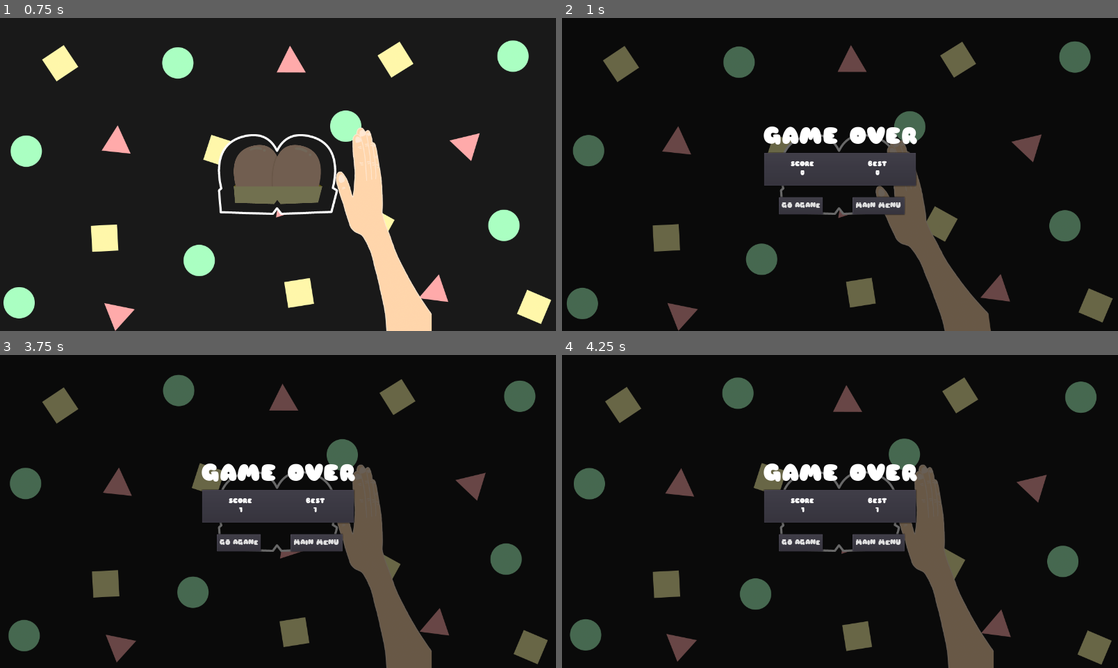
Above: before the commit, frames 1-4 (two rows, left to right).
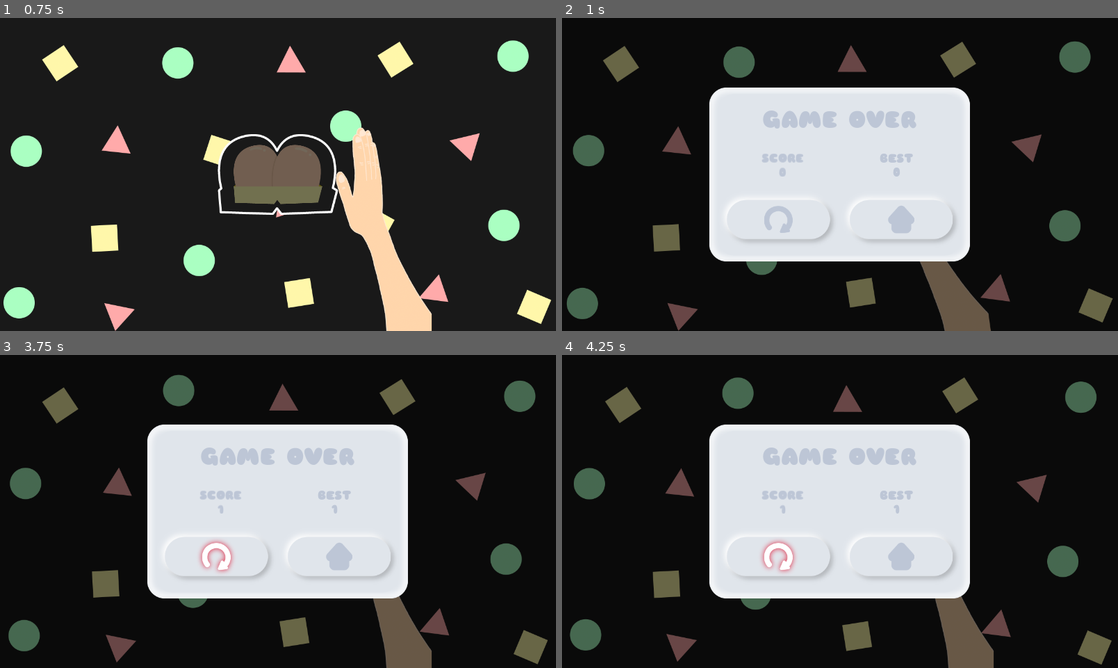
Above: after the commit, the same moments.

Repository: MikeTeok/test_butt_name
Game: Godot game, scene res://scenes/Game.tscn
Same seed, same stepped clock (60 frames per second), same inputs: the game is played once before the commit and once after it.
Inputs (mouse positions are in pixels of both pictures, inside the frame that each line leads up to; where the layout moved, square brackets give the same spot in the first picture):
- Up to frame 1 (0.75 s): move the mouse to (400, 158) at 0.52 s
- Up to frame 2 (1 s): tap Space (ui_select) at 0.77 s
- Up to frame 3 (3.75 s): click (216, 555) [239, 542] at 1.25 s; move the mouse to (166, 527) at 2.02 s; tap Space (ui_select) at 2.27 s; move the mouse to (333, 442) at 2.77 s; move the mouse to (250, 574) at 3.52 s
- Up to frame 4 (4.25 s): tap Space (ui_select) at 3.77 s

Frame 1 is identical in both runs. In frame 2, 26% of the frame differs, in the area x 26-74%, y 22-78%; in frame 3, 26%; in frame 4, 26%.

Commit message:
Add some new UI to gameOverUI
Add some new UI to gameOverUI

Diff:
--- a/scenes/ComboUI.tscn
+++ b/scenes/ComboUI.tscn
@@ -1,6 +1,6 @@
 [gd_scene load_steps=5 format=2]
 
-[ext_resource path="res://scenes/ComboUI.gd" type="Script" id=1]
+[ext_resource path="res://scripts/ComboUI.gd" type="Script" id=1]
 [ext_resource path="res://resources/fonts/Sniglet Regular.ttf" type="DynamicFontData" id=2]
 
 [sub_resource type="DynamicFont" id=1]
--- a/scenes/GameOverUI.tscn
+++ b/scenes/GameOverUI.tscn
@@ -1,25 +1,69 @@
-[gd_scene load_steps=7 format=2]
+[gd_scene load_steps=18 format=2]
 
 [ext_resource path="res://resources/fonts/Sniglet Regular.ttf" type="DynamicFontData" id=1]
 [ext_resource path="res://scripts/GameOverUI.gd" type="Script" id=2]
+[ext_resource path="res://scenes/button.tscn" type="PackedScene" id=3]
+[ext_resource path="res://sprites/buttons/normal_restart.png" type="Texture" id=4]
+[ext_resource path="res://sprites/buttons/hover_restart.png" type="Texture" id=5]
+[ext_resource path="res://sprites/buttons/clicked_restart.png" type="Texture" id=6]
+[ext_resource path="res://sprites/buttons/hover_home.png" type="Texture" id=7]
+[ext_resource path="res://sprites/buttons/clicked_home.png" type="Texture" id=8]
+[ext_resource path="res://sprites/board.png" type="Texture" id=9]
+[ext_resource path="res://sprites/buttons/normal_home.png" type="Texture" id=10]
 
-[sub_resource type="DynamicFont" id=4]
+[sub_resource type="DynamicFont" id=1]
 size = 55
 font_data = ExtResource( 1 )
 
+[sub_resource type="DynamicFontData" id=6]
+font_path = "res://resources/fonts/Sniglet Regular.ttf"
+
 [sub_resource type="DynamicFont" id=2]
-font_data = ExtResource( 1 )
+size = 30
+use_filter = true
+font_data = SubResource( 6 )
+
+[sub_resource type="DynamicFontData" id=7]
+font_path = "res://resources/fonts/Sniglet Regular.ttf"
 
 [sub_resource type="DynamicFont" id=3]
-font_data = ExtResource( 1 )
+size = 30
+font_data = SubResource( 7 )
 
-[sub_resource type="DynamicFont" id=1]
-font_data = ExtResource( 1 )
+[sub_resource type="SpriteFrames" id=4]
+animations = [ {
+"frames": [ ExtResource( 4 ), ExtResource( 5 ), ExtResource( 6 ) ],
+"loop": true,
+"name": "default",
+"speed": 5.0
+} ]
+
+[sub_resource type="SpriteFrames" id=5]
+animations = [ {
+"frames": [ ExtResource( 10 ), ExtResource( 7 ), ExtResource( 8 ) ],
+"loop": true,
+"name": "default",
+"speed": 5.0
+} ]
 
 [node name="GameOverUI" type="Control"]
 margin_right = 1280.0
 margin_bottom = 720.0
 script = ExtResource( 2 )
+__meta__ = {
+"_edit_use_anchors_": false
+}
+
+[node name="TextureRect" type="TextureRect" parent="."]
+anchor_left = 0.5
+anchor_top = 0.5
+anchor_right = 0.5
+anchor_bottom = 0.5
+margin_left = -301.0
+margin_top = -200.0
+margin_right = 301.0
+margin_bottom = 200.0
+texture = ExtResource( 9 )
 __meta__ = {
 "_edit_use_anchors_": false
 }
@@ -32,39 +76,34 @@
 }
 
 [node name="VBoxContainer" type="VBoxContainer" parent="CenterContainer"]
-margin_left = 461.0
-margin_top = 248.0
-margin_right = 818.0
-margin_bottom = 472.0
+margin_left = 379.0
+margin_top = 201.0
+margin_right = 900.0
+margin_bottom = 519.0
+custom_constants/separation = 44
 
 [node name="GameOverLabel" type="Label" parent="CenterContainer/VBoxContainer"]
-margin_right = 357.0
+margin_right = 521.0
 margin_bottom = 56.0
-custom_fonts/font = SubResource( 4 )
+custom_fonts/font = SubResource( 1 )
+custom_colors/font_color = Color( 0.745098, 0.780392, 0.843137, 1 )
 text = "GAME OVER"
 align = 1
 
-[node name="PanelContainer" type="PanelContainer" parent="CenterContainer/VBoxContainer"]
-margin_top = 60.0
-margin_right = 357.0
-margin_bottom = 140.0
-rect_min_size = Vector2( 0, 80 )
-
-[node name="HBoxContainer" type="HBoxContainer" parent="CenterContainer/VBoxContainer/PanelContainer"]
-margin_left = 7.0
-margin_top = 7.0
-margin_right = 350.0
-margin_bottom = 73.0
+[node name="HBoxContainer2" type="HBoxContainer" parent="CenterContainer/VBoxContainer"]
+margin_top = 100.0
+margin_right = 521.0
+margin_bottom = 183.0
 __meta__ = {
 "_edit_use_anchors_": false
 }
 
-[node name="ScoreLabel" type="Label" parent="CenterContainer/VBoxContainer/PanelContainer/HBoxContainer"]
-margin_top = 15.0
-margin_right = 169.0
-margin_bottom = 50.0
+[node name="ScoreLabel" type="Label" parent="CenterContainer/VBoxContainer/HBoxContainer2"]
+margin_right = 258.0
+margin_bottom = 83.0
 size_flags_horizontal = 3
 custom_fonts/font = SubResource( 2 )
+custom_colors/font_color = Color( 0.745098, 0.780392, 0.843137, 1 )
 text = "SCORE
 N"
 align = 1
@@ -72,58 +111,48 @@
 "_edit_use_anchors_": false
 }
 
-[node name="HiScoreLabel" type="Label" parent="CenterContainer/VBoxContainer/PanelContainer/HBoxContainer"]
-margin_left = 173.0
-margin_top = 15.0
-margin_right = 343.0
-margin_bottom = 50.0
+[node name="HiScoreLabel" type="Label" parent="CenterContainer/VBoxContainer/HBoxContainer2"]
+margin_left = 262.0
+margin_right = 521.0
+margin_bottom = 83.0
 size_flags_horizontal = 3
 custom_fonts/font = SubResource( 3 )
+custom_colors/font_color = Color( 0.745098, 0.780392, 0.843137, 1 )
 text = "BEST
 N"
 align = 1
 
 [node name="HBoxContainer" type="HBoxContainer" parent="CenterContainer/VBoxContainer"]
-margin_top = 144.0
-margin_right = 357.0
-margin_bottom = 224.0
+margin_top = 227.0
+margin_right = 521.0
+margin_bottom = 318.0
+custom_constants/separation = 45
+__meta__ = {
+"_edit_use_anchors_": false
+}
+
+[node name="CenterContainer2" type="CenterContainer" parent="CenterContainer/VBoxContainer/HBoxContainer"]
+margin_right = 238.0
+margin_bottom = 91.0
+rect_min_size = Vector2( 0, 80 )
+size_flags_horizontal = 3
+__meta__ = {
+"_edit_use_anchors_": false
+}
+
+[node name="RestartButton" parent="CenterContainer/VBoxContainer/HBoxContainer/CenterContainer2" instance=ExtResource( 3 )]
+icon_picture = SubResource( 4 )
 
 [node name="CenterContainer" type="CenterContainer" parent="CenterContainer/VBoxContainer/HBoxContainer"]
-margin_right = 176.0
-margin_bottom = 80.0
-rect_min_size = Vector2( 0, 80 )
+margin_left = 283.0
+margin_right = 521.0
+margin_bottom = 91.0
 size_flags_horizontal = 3
 
-[node name="RestartButton" type="Button" parent="CenterContainer/VBoxContainer/HBoxContainer/CenterContainer"]
-margin_left = 36.0
-margin_top = 20.0
-margin_right = 139.0
-margin_bottom = 60.0
-rect_min_size = Vector2( 0, 40 )
-size_flags_horizontal = 4
-size_flags_vertical = 0
-custom_fonts/font = SubResource( 1 )
-text = "GO AGANE"
+[node name="HomeButton" parent="CenterContainer/VBoxContainer/HBoxContainer/CenterContainer" instance=ExtResource( 3 )]
+icon_picture = SubResource( 5 )
 
-[node name="CenterContainer2" type="CenterContainer" parent="CenterContainer/VBoxContainer/HBoxContainer"]
-margin_left = 180.0
-margin_right = 357.0
-margin_bottom = 80.0
-rect_min_size = Vector2( 0, 80 )
-size_flags_horizontal = 3
-
-[node name="MainMenuButton" type="Button" parent="CenterContainer/VBoxContainer/HBoxContainer/CenterContainer2"]
-margin_left = 28.0
-margin_top = 20.0
-margin_right = 148.0
-margin_bottom = 60.0
-rect_min_size = Vector2( 120, 40 )
-size_flags_horizontal = 4
-size_flags_vertical = 0
-custom_fonts/font = SubResource( 1 )
-text = "MAIN MENU"
-
-[node name="ColorRect" type="ColorRect" parent="."]
+[node name="Dim" type="ColorRect" parent="."]
 modulate = Color( 0, 0, 0, 0.588235 )
 show_behind_parent = true
 anchor_right = 1.0
@@ -133,4 +162,17 @@
 "_edit_use_anchors_": false
 }
 
-[connection signal="pressed" from="CenterContainer/VBoxContainer/HBoxContainer/CenterContainer/RestartButton" to="." method="_on_RestartButton_pressed"]
+[node name="Board" type="ColorRect" parent="."]
+visible = false
+show_behind_parent = true
+margin_left = 240.0
+margin_top = 160.0
+margin_right = 1040.0
+margin_bottom = 560.0
+mouse_filter = 2
+color = Color( 0.882353, 0.901961, 0.92549, 1 )
+__meta__ = {
+"_edit_use_anchors_": false
+}
+
+[connection signal="pressed" from="CenterContainer/VBoxContainer/HBoxContainer/CenterContainer2/RestartButton" to="." method="_on_RestartButton_pressed"]
--- a/scenes/HandSlapEffect.tscn
+++ b/scenes/HandSlapEffect.tscn
@@ -9,7 +9,7 @@
 [ext_resource path="res://sprites/HandSlapEffect/Comp 1_00012.png" type="Texture" id=10]
 [ext_resource path="res://sprites/HandSlapEffect/Comp 1_00007.png" type="Texture" id=12]
 [ext_resource path="res://sprites/HandSlapEffect/Comp 1_00000.png" type="Texture" id=13]
-[ext_resource path="res://scenes/HandSlapEffect.gd" type="Script" id=14]
+[ext_resource path="res://scripts/HandSlapEffect.gd" type="Script" id=14]
 
 [sub_resource type="SpriteFrames" id=1]
 animations = [ {
--- /dev/null
+++ b/scenes/button.tscn
@@ -0,0 +1,44 @@
+[gd_scene load_steps=9 format=2]
+
+[ext_resource path="res://sprites/buttons/clicked_button.png" type="Texture" id=1]
+[ext_resource path="res://sprites/buttons/button_shadow.png" type="Texture" id=2]
+[ext_resource path="res://sprites/buttons/hover_home.png" type="Texture" id=3]
+[ext_resource path="res://sprites/buttons/normal_button.png" type="Texture" id=4]
+[ext_resource path="res://sprites/buttons/clicked_home.png" type="Texture" id=5]
+[ext_resource path="res://sprites/buttons/normal_home.png" type="Texture" id=6]
+[ext_resource path="res://scripts/button.gd" type="Script" id=7]
+
+[sub_resource type="SpriteFrames" id=1]
+animations = [ {
+"frames": [ ExtResource( 6 ), ExtResource( 3 ), ExtResource( 5 ) ],
+"loop": true,
+"name": "default",
+"speed": 5.0
+} ]
+
+[node name="button" type="TextureButton"]
+margin_right = 238.0
+margin_bottom = 91.0
+texture_normal = ExtResource( 4 )
+texture_pressed = ExtResource( 1 )
+texture_hover = ExtResource( 4 )
+stretch_mode = 5
+script = ExtResource( 7 )
+__meta__ = {
+"_edit_use_anchors_": false
+}
+
+[node name="shadow" type="Sprite" parent="."]
+show_behind_parent = true
+z_as_relative = false
+texture = ExtResource( 2 )
+offset = Vector2( 119, 45.5 )
+
+[node name="AnimatedSprite" type="AnimatedSprite" parent="."]
+frames = SubResource( 1 )
+offset = Vector2( 119, 45.5 )
+
+[connection signal="button_down" from="." to="." method="_on_button_button_down"]
+[connection signal="button_up" from="." to="." method="_on_button_button_up"]
+[connection signal="mouse_entered" from="." to="." method="_on_button_mouse_entered"]
+[connection signal="mouse_exited" from="." to="." method="_on_button_mouse_exited"]
--- a/scripts/GameOverUI.gd
+++ b/scripts/GameOverUI.gd
@@ -1,7 +1,7 @@
 extends Control
 
-onready var scoreLabel = $"CenterContainer/VBoxContainer/PanelContainer/HBoxContainer/ScoreLabel"
-onready var hiScoreLabel = $"CenterContainer/VBoxContainer/PanelContainer/HBoxContainer/HiScoreLabel"
+onready var scoreLabel = $"CenterContainer/VBoxContainer/HBoxContainer2/ScoreLabel"
+onready var hiScoreLabel = $"CenterContainer/VBoxContainer/HBoxContainer2/HiScoreLabel"
 signal restartRequest
 
 func _ready():
--- /dev/null
+++ b/scripts/button.gd
@@ -0,0 +1,27 @@
+extends TextureButton
+
+onready var icon = $AnimatedSprite
+onready var shadow = $shadow
+export (SpriteFrames)var icon_picture
+
+# Called when the node enters the scene tree for the first time.
+func _ready():
+	icon.frames = icon_picture
+	icon.frame = 0
+	shadow.visible = true
+
+func _on_button_mouse_entered():
+	icon.frame = 1
+	shadow.visible = true
+
+func _on_button_button_up():
+	icon.frame = 1
+	shadow.visible = true
+
+func _on_button_button_down():
+	icon.frame = 2
+	shadow.visible = false
+
+func _on_button_mouse_exited():
+	icon.frame = 0
+	shadow.visible = true
--- /dev/null
+++ b/theme.tres
@@ -0,0 +1,3 @@
+[gd_resource type="Theme" format=2]
+
+[resource]
Renamed: scenes/ComboUI.gd -> scripts/ComboUI.gd
Renamed: scenes/HandSlapEffect.gd -> scripts/HandSlapEffect.gd
Binary file added: sprites/board.png
Not shown, added: sprites/board.png.import
Binary file added: sprites/buttons/button_shadow.png
Not shown, added: sprites/buttons/button_shadow.png.import
Binary file added: sprites/buttons/clicked_button.png
Not shown, added: sprites/buttons/clicked_button.png.import
Binary file added: sprites/buttons/clicked_home.png
Not shown, added: sprites/buttons/clicked_home.png.import
Binary file added: sprites/buttons/clicked_restart.png
Not shown, added: sprites/buttons/clicked_restart.png.import
(and 12 more such lines)
